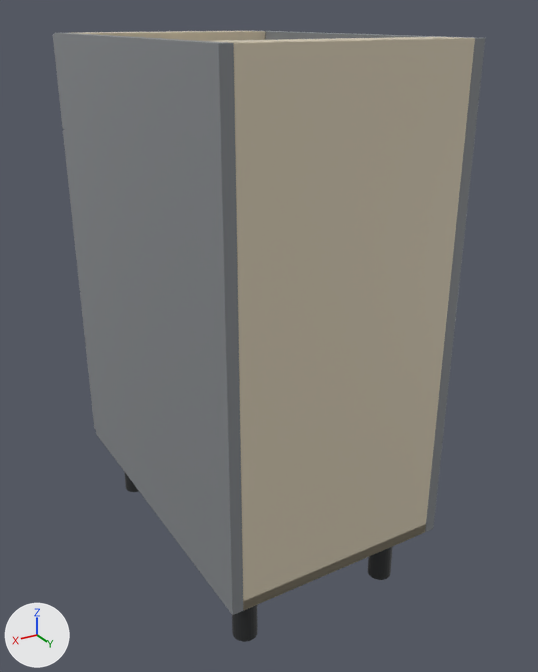
The glTF model storefront/public/cabinet-inventory/models/oppein-ply-gss-3db15.glb as it was, and as the next commit left it.
The view is the same before and after, from a 50 mm lens placed at (0.76, 0.733, 0.902), pointed at (0.16, -0.267, 0.402). Every picture has the same lights, and +X, +Y and +Z are marked at lower left. The picture after the commit comes second. Where no turn or scale is listed for an object, it has been applied to the vertices.

Objects in the first picture: 'Cabinet back', 'Cabinet bottom', 'Cabinet side', 'Cabinet side.001', 'Top support rail', 'Top support rail.001' and 6 more.
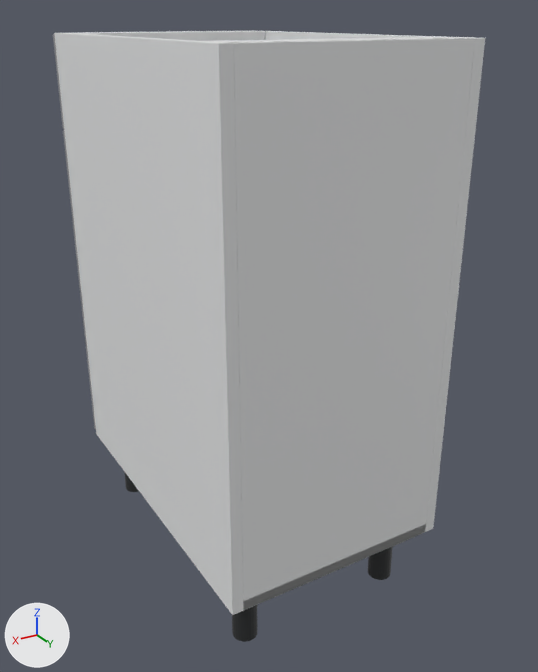
Location of each change, [x1, y1, x2, y2] in pixels of the pictures (538 x 672 px):
'Cabinet back', recoloured (beige to white)
    both: [230, 38, 475, 610]
'Cabinet side.001', recoloured (grey to white)
    both: [54, 33, 243, 615]
'Cabinet side', recoloured
    both: [265, 31, 485, 532]
'Top support rail.001', recoloured (beige to white)
    both: [78, 31, 265, 41]
'Cabinet bottom', recoloured
    both: [243, 524, 426, 610]
'Top support rail', recoloured (beige to white)
    both: [212, 37, 458, 43]

What changed in the scene script:
```text
Add mat_white_cabinet_carcass:
    mat_white_cabinet_carcass = principled_material('White cabinet carcass')
    mat_white_cabinet_carcass.base_color = (0.82, 0.83, 0.835)  # white #eaebec
    mat_white_cabinet_carcass.roughness = 0.48
Change me_cube_002:
    where me_cube_002.from_pydata(...)  # 56 vertices, 108 faces; spans x -0.172..0.172, y -0.006..0.006, z -0.381..0.381
    remove me_cube_002.materials.append(mat_cabinet_interior___visual_interpretation)  # beige #daceb6
    add me_cube_002.materials.append(mat_white_cabinet_carcass)  # white #eaebec
Change me_cube_003:
    where me_cube_003.from_pydata(...)  # 56 vertices, 108 faces; spans x -0.172..0.172, y -0.293..0.293, z -0.009..0.009
    remove me_cube_003.materials.append(mat_cabinet_interior___visual_interpretation)  # beige #daceb6
    add me_cube_003.materials.append(mat_white_cabinet_carcass)  # white #eaebec
Change me_cube:
    where me_cube.from_pydata(...)  # 56 vertices, 108 faces; spans x -0.009..0.009, y -0.293..0.293, z -0.381..0.381
    remove me_cube.materials.append(mat_supplier_finish___gray_single_shaker)  # grey #868a8e
    add me_cube.materials.append(mat_white_cabinet_carcass)  # white #eaebec
Change me_cube_001:
    where me_cube_001.from_pydata(...)  # 56 vertices, 108 faces; spans x -0.009..0.009, y -0.293..0.293, z -0.381..0.381
    remove me_cube_001.materials.append(mat_supplier_finish___gray_single_shaker)  # grey #868a8e
    add me_cube_001.materials.append(mat_white_cabinet_carcass)  # white #eaebec
Change me_cube_004:
    where me_cube_004.from_pydata(...)  # 56 vertices, 108 faces; spans x -0.172..0.172, y -0.035..0.035, z -0.009..0.009
    remove me_cube_004.materials.append(mat_cabinet_interior___visual_interpretation)  # beige #daceb6
    add me_cube_004.materials.append(mat_white_cabinet_carcass)  # white #eaebec
Change me_cube_005:
    where me_cube_005.from_pydata(...)  # 56 vertices, 108 faces; spans x -0.172..0.172, y -0.035..0.035, z -0.009..0.009
    remove me_cube_005.materials.append(mat_cabinet_interior___visual_interpretation)  # beige #daceb6
    add me_cube_005.materials.append(mat_white_cabinet_carcass)  # white #eaebec
```
